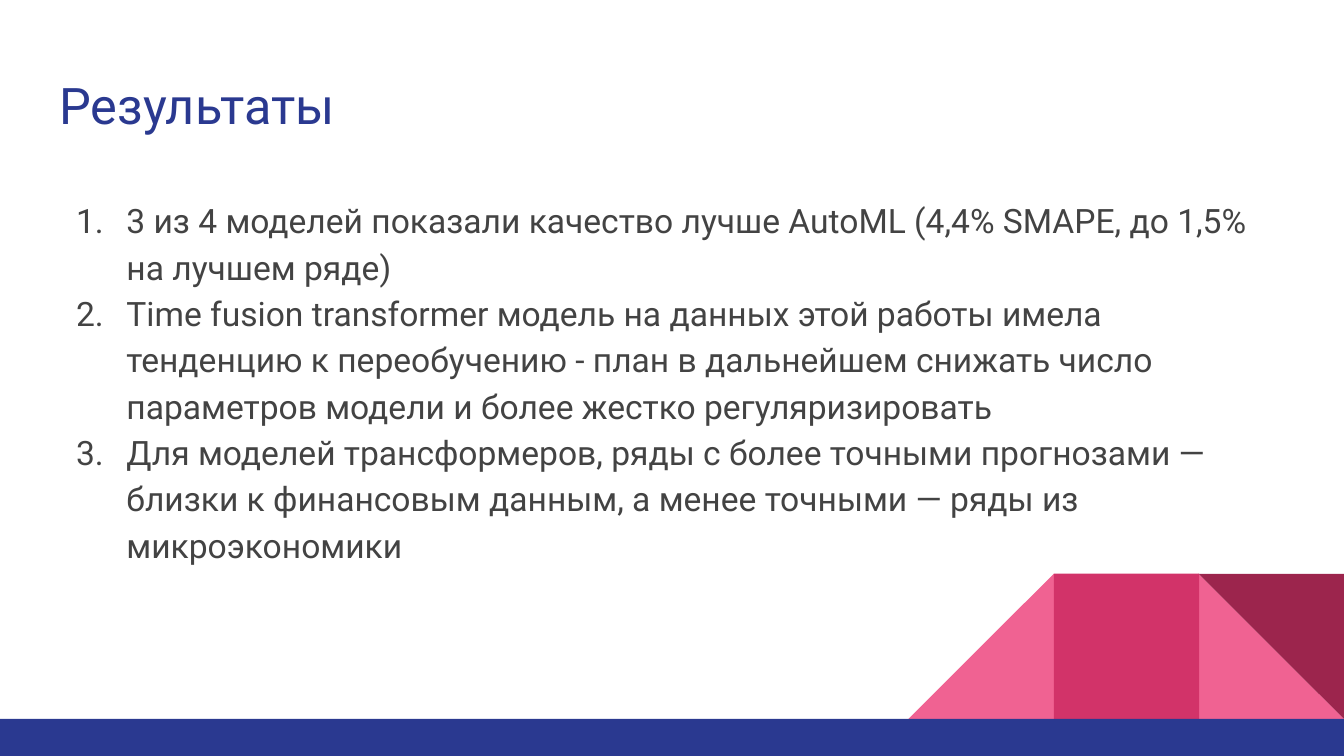
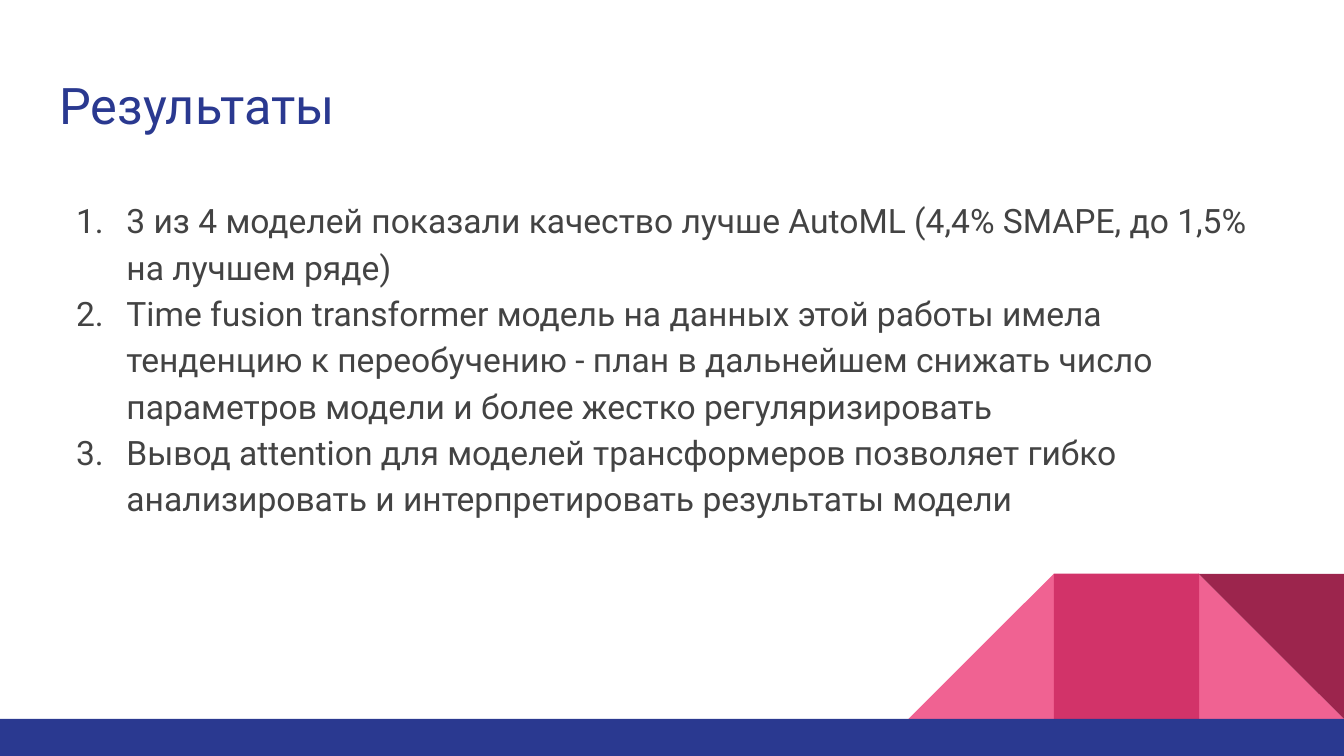
Before and after one commit to ksetdekov/ts_transformers, a slide deck: slide 15 of text/Презентация.pptx (slide 13 before the commit). Drawn at 1344x756 pixels with LibreOffice and Linux fonts; fonts in the diff are those of the drawing. Boxes give left, top, right and bottom in pixels: in the first picture for what was removed or moved away, otherwise in the second. Text is boxed around its words. In the diff, an @@ line names an element or a change of style, - is before the commit and + after.

Commit message:
updated

```diff
--- a/text/Презентация.pptx
+++ b/text/Презентация.pptx
@@ text at (126,439,1117,518): text changed @@
-3. Для моделей трансформеров, ряды с более точными прогнозами — близки к финансовым данным, а менее точными — ряды из микроэкономики
+3. Вывод attention для моделей трансформеров позволяет гибко анализировать и интерпретировать результаты модели
```
Also in this commit, not shown: 2 slides added.
